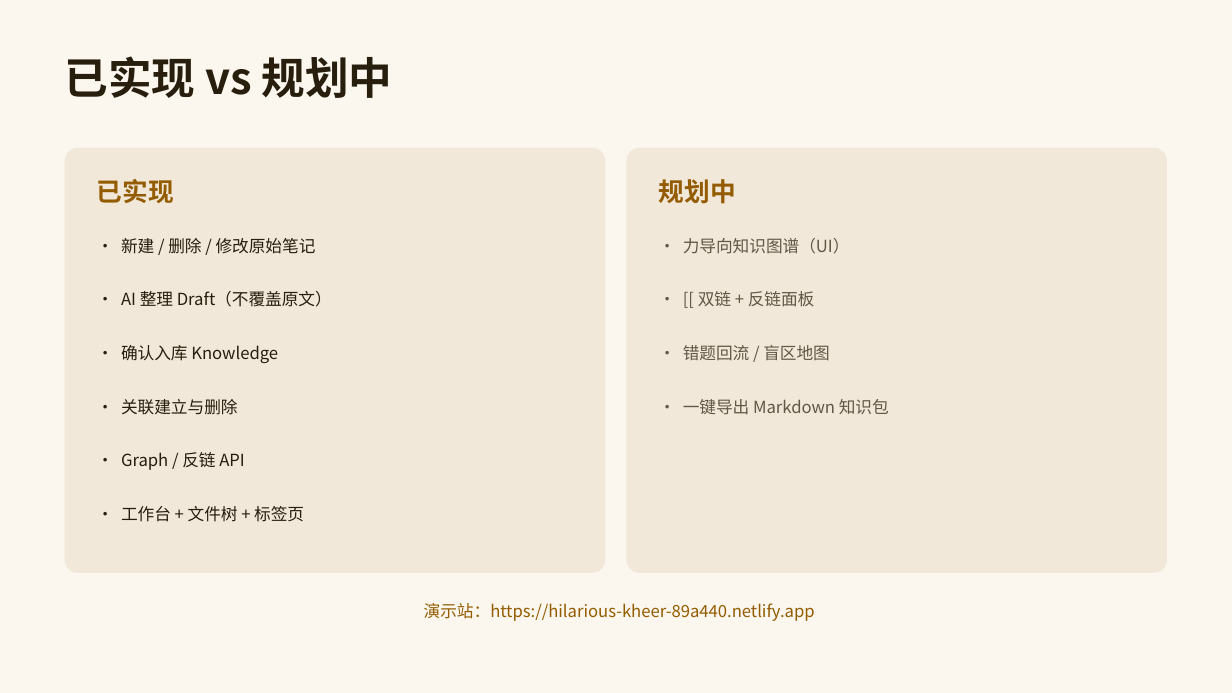
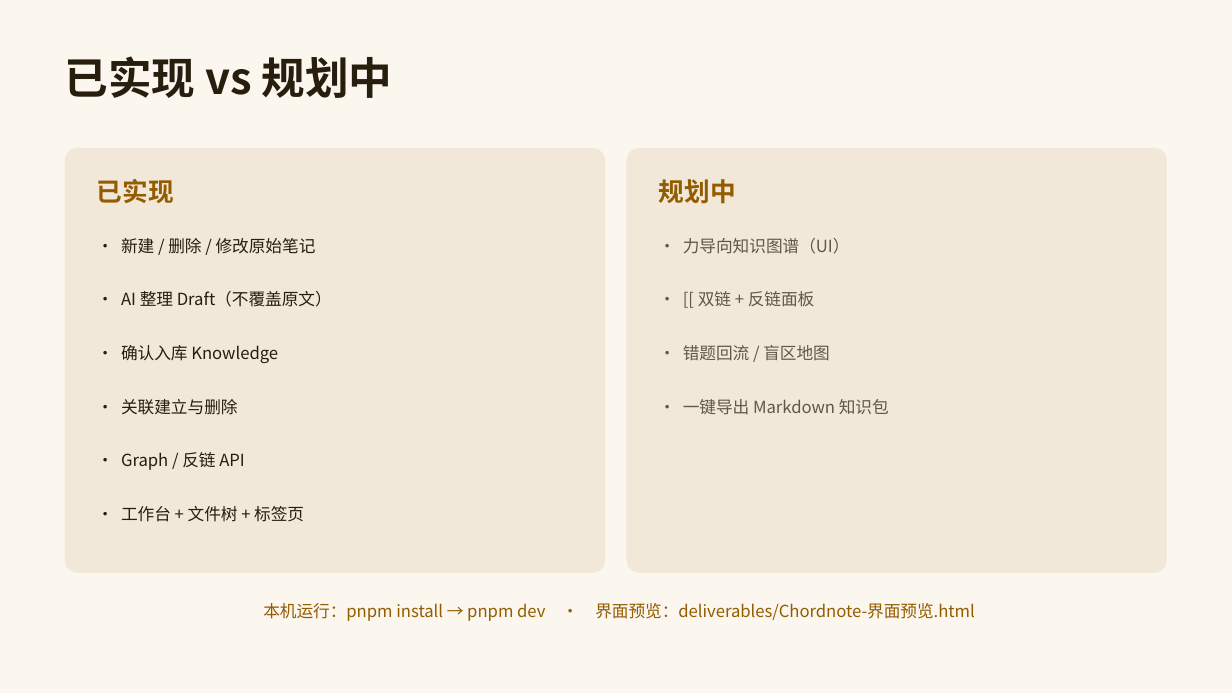
Before and after one commit to 3331060032guoyichen-oss/AI_notes_Chordnote, a slide deck: slide 5 of deliverables/Chordnote-PPT-模板.pptx. Drawn at 1232x693 pixels with LibreOffice and Linux fonts; fonts in the diff are those of the drawing. Boxes give left, top, right and bottom in pixels: in the first picture for what was removed or moved away, otherwise in the second. Text is boxed around its words. In the diff, an @@ line names an element or a change of style, - is before the commit and + after.

```diff
--- a/deliverables/Chordnote-PPT-模板.pptx
+++ b/deliverables/Chordnote-PPT-模板.pptx
@@ text at bbox=[263, 603, 975, 621]: text changed @@
-演示站：https://hilarious-kheer-89a440.netlify.app
+本机运行：pnpm install → pnpm dev · 界面预览：deliverables/Chordnote-界面预览.html
```
Also in this commit, not shown: 2 other files.
